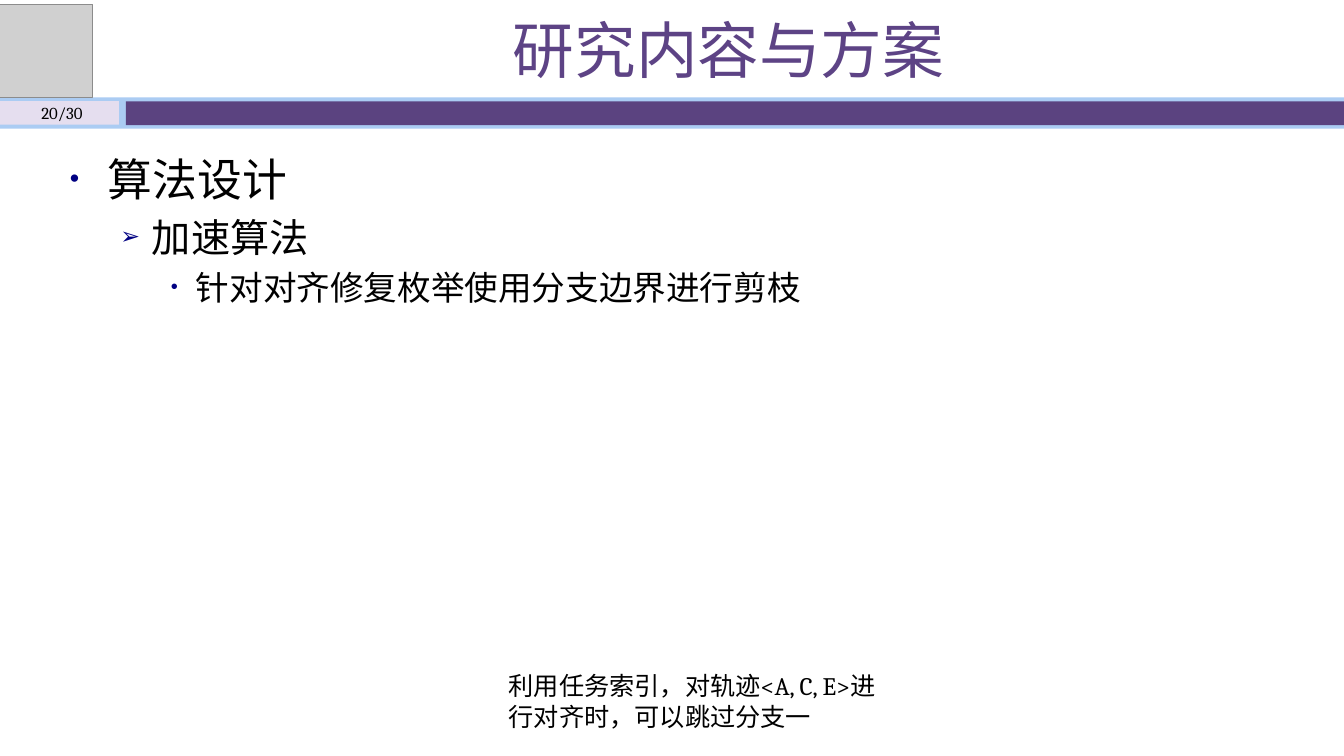
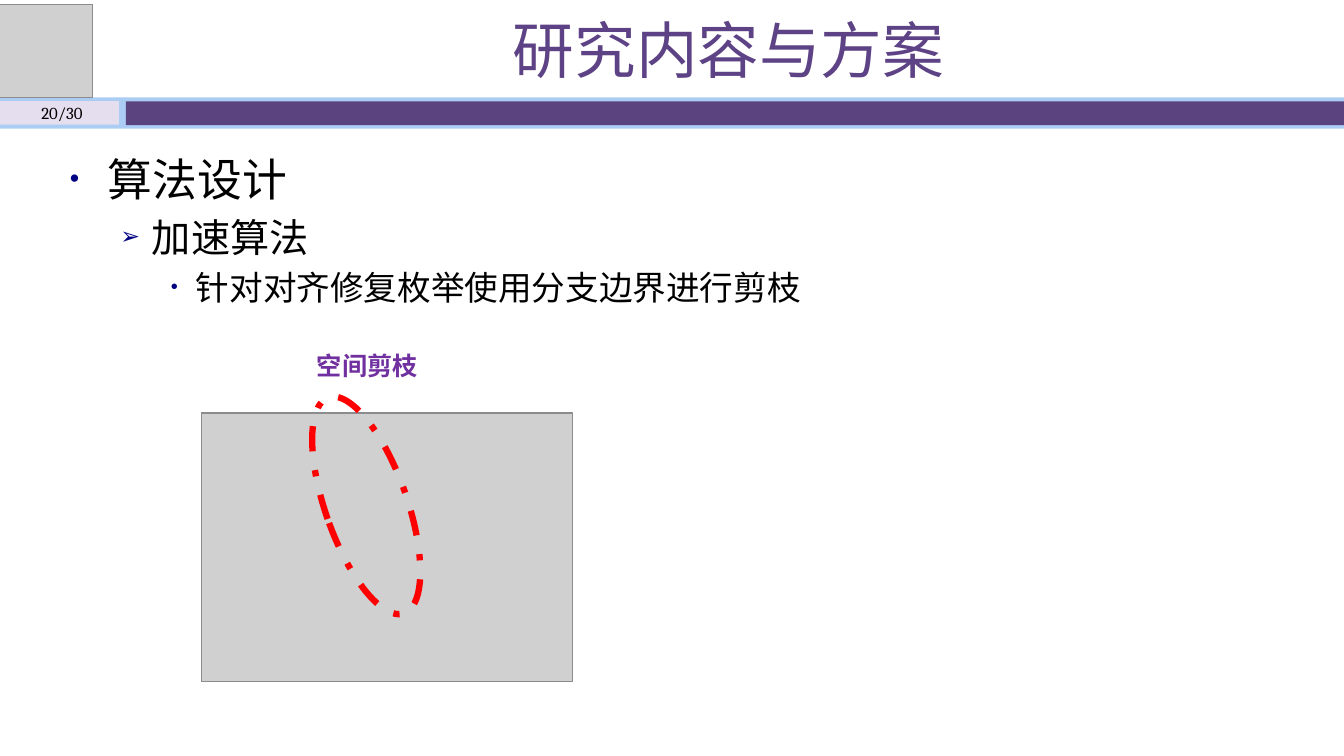
Before and after one commit to shawn47/0930, a slide deck: slide 20 of 开题答辩930.pptx. Drawn at 1344x756 pixels with LibreOffice and Linux fonts; fonts in the diff are those of the drawing; grey boxes stand for pictures. Boxes give left, top, right and bottom in pixels: in the first picture for what was removed or moved away, otherwise in the second. Text is boxed around its words. In the diff, an @@ line names an element or a change of style, - is before the commit and + after.

```diff
--- a/开题答辩930.pptx
+++ b/开题答辩930.pptx
@@ text added at bbox=[317, 353, 418, 378], 18 pt, text #7030A0, bold @@
+空间剪枝
@@ ellipse added at bbox=[290, 384, 443, 627], outline #FF0000 4.5 pt dashed @@
@@ picture added at bbox=[202, 413, 574, 683] @@
@@ text removed at bbox=[509, 673, 876, 729] @@
-利用任务索引，对轨迹<A, C, E>进行对齐时，可以跳过分支一
```
Also in this commit, not shown: 21 other slides changed, 2 other files.
